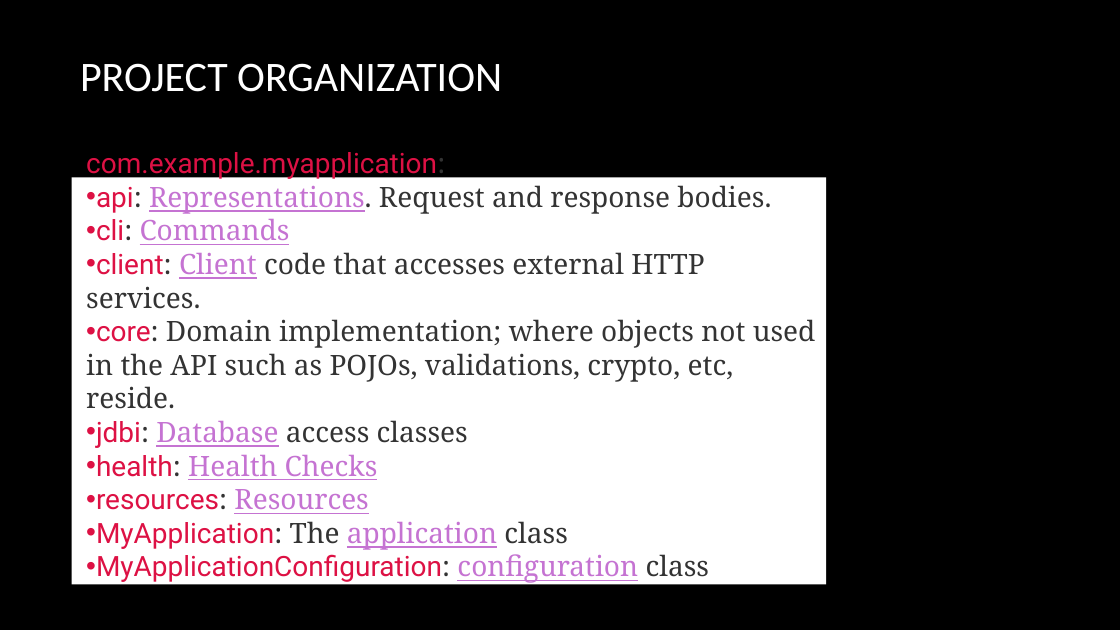
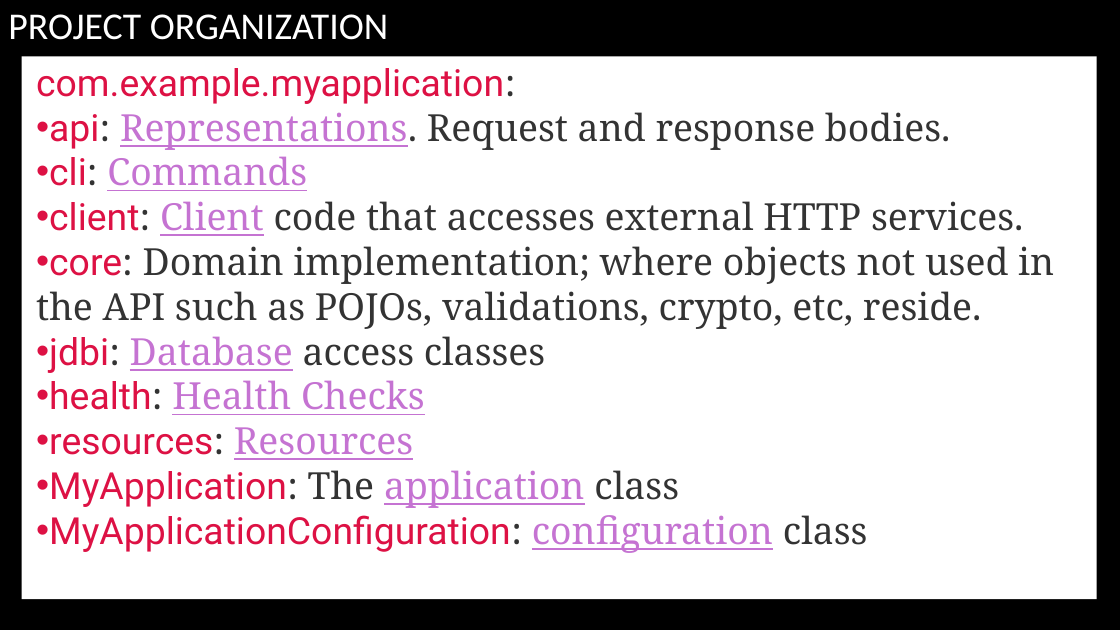
Before and after one commit to arenat/wiza_1, a slide deck: slide 11 of wiza.pptx (slide 10 before the commit). Drawn at 1120x630 pixels with LibreOffice and Linux fonts; fonts in the diff are those of the drawing; background and template pictures are left out. Boxes give left, top, right and bottom in pixels: in the first picture for what was removed or moved away, otherwise in the second. Text is boxed around its words. In the diff, an @@ line names an element or a change of style, - is before the commit and + after.

```diff
--- a/wiza.pptx
+++ b/wiza.pptx
@@ title "PROJECT ORGANIZATION": place and size @@
-title "PROJECT ORGANIZATION" at <box>80,63,502,92</box>
+title "PROJECT ORGANIZATION" at <box>8,14,388,40</box>
@@ title "PROJECT ORGANIZATION" at <box>8,14,388,40</box>: size 36 to 32.4 pt @@
@@ rectangle "com.example.myapplication:": place and size @@
-rectangle "com.example.myapplication:" at <box>71,177,826,585</box>
+rectangle "com.example.myapplication:" at <box>22,56,1097,599</box>
@@ rectangle "com.example.myapplication:" at <box>22,56,1097,599</box>: size 24 to 32 pt @@
```
Also in this commit, not shown: 34 other slides changed, 3 slides added, 1 other file.
